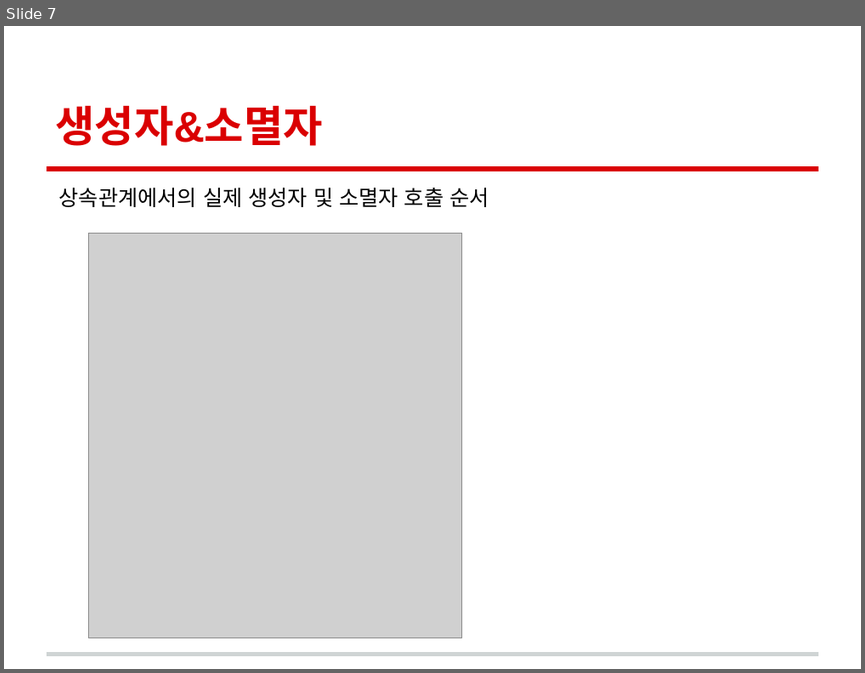
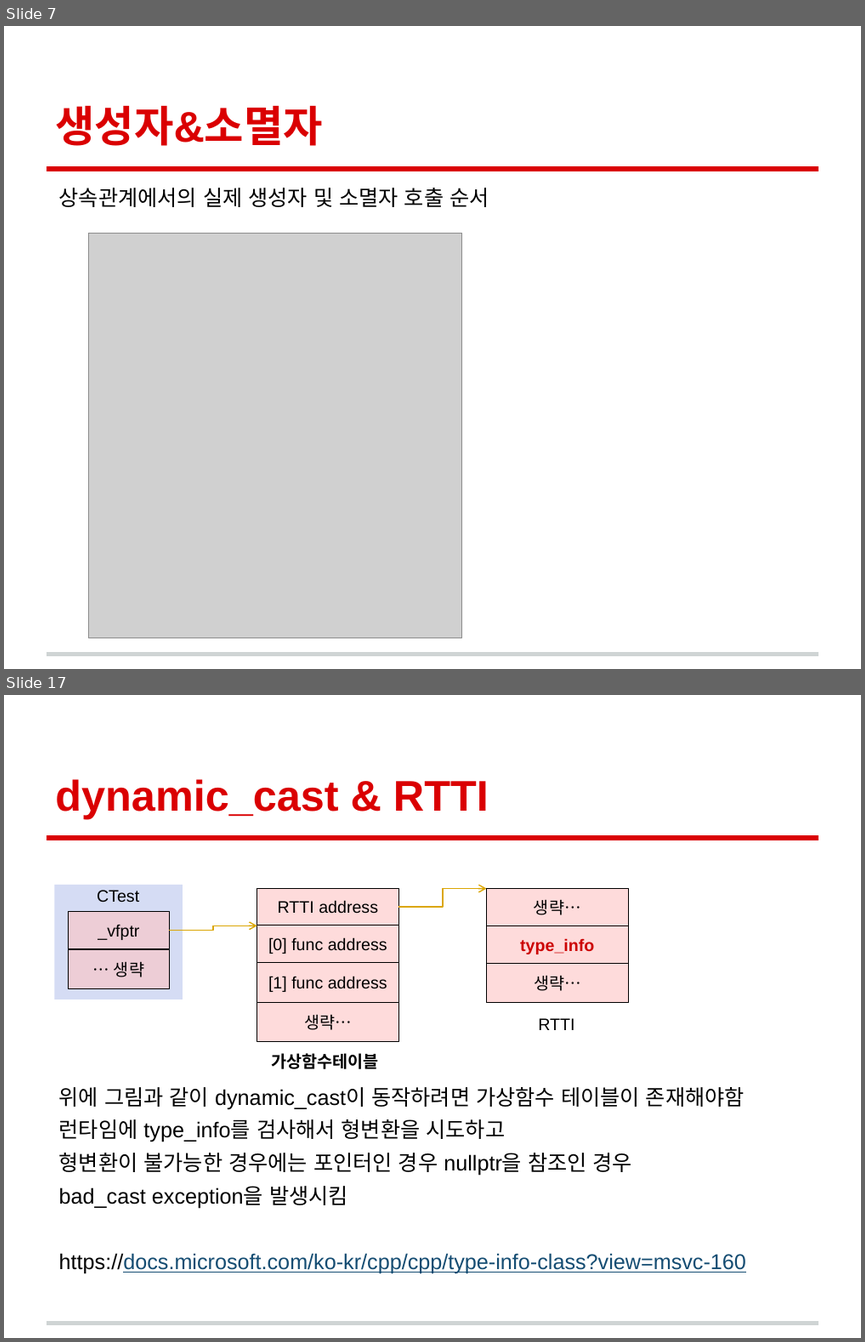
Before and after one commit to woong20123/Study, a slide deck: C++Study/06.Class/챕터6.클래스.pptx. Shown one above the other, each under a label of ours: slide 7 before the commit, slides 7 and 17 after it; the slides between them are not shown. The pictures are 865x673 and 865x1342 pixels, drawn with LibreOffice and Linux fonts; fonts in the diff are those of the drawing; grey boxes stand for pictures. Boxes give left, top, right and bottom in pixels: in the first picture for what was removed or moved away, otherwise in the second. Text is boxed around its words. In the diff, an @@ line names an element or a change of style, - is before the commit and + after.

```diff
--- a/C++Study/06.Class/챕터6.클래스.pptx
+++ b/C++Study/06.Class/챕터6.클래스.pptx
@@ slide 17 added at box(4, 695, 861, 1338), background #FFFFFF; not listed: 2 template elements that a slide beside it also shows @@
@@ title added at box(55, 779, 488, 818), 36 pt, text #DA0002, bold @@
+dynamic_cast & RTTI
@@ group added at box(54, 885, 182, 999): 3 rectangles, 1 text @@
+_vfptr
+… 생략
+CTest
@@ elbow arrow added from (399, 907) to (487, 889), #DBA604 1 pt @@
@@ elbow arrow added from (170, 930) to (256, 925), #DBA604 1 pt @@
@@ group added at box(487, 889, 628, 1030): 3 rectangles, 1 text @@
+type_info
+생략…
+RTTI
+생략…
@@ group added at box(256, 888, 398, 1069): 4 rectangles, 1 text @@
+[0] func address
+[1] func address
+RTTI address
+가상함수테이블
+생략…
@@ text added at box(59, 1087, 746, 1274), 18 pt, text #000000 @@
+위에 그림과 같이 dynamic_cast이 동작하려면 가상함수 테이블이 존재해야함
+런타임에 type_info를 검사해서 형변환을 시도하고
+형변환이 불가능한 경우에는 포인터인 경우 nullptr을 참조인 경우
+bad_cast exception을 발생시킴
+https://docs.microsoft.com/ko-kr/cpp/cpp/type-info-class?view=msvc-160
```
Also in this commit, not shown: 2 slides changed, 9 other slides added, 2 other files.
